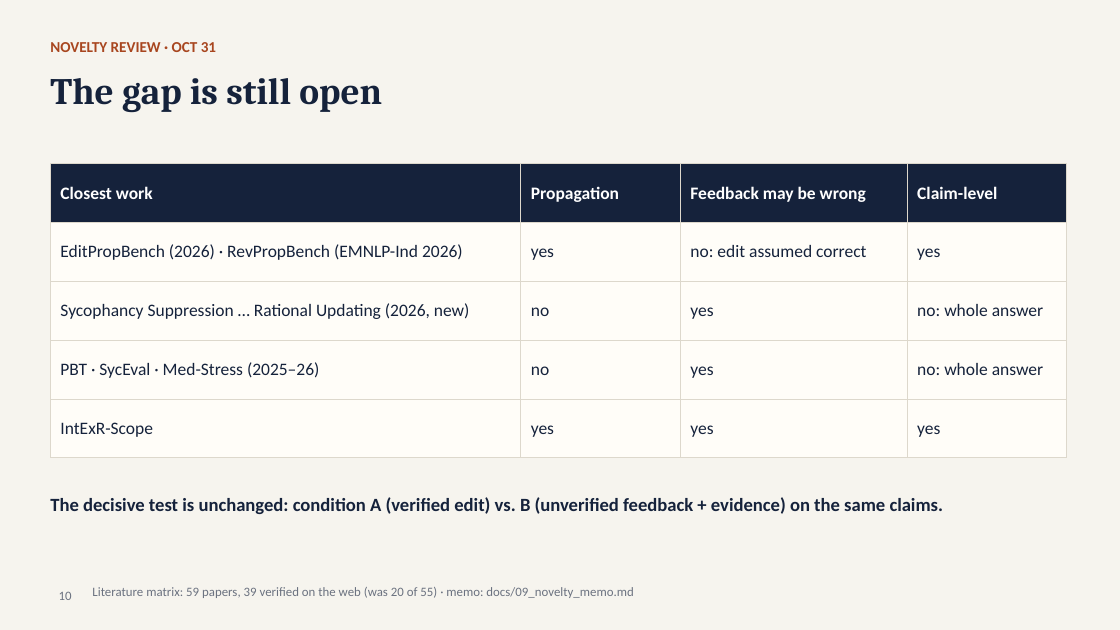
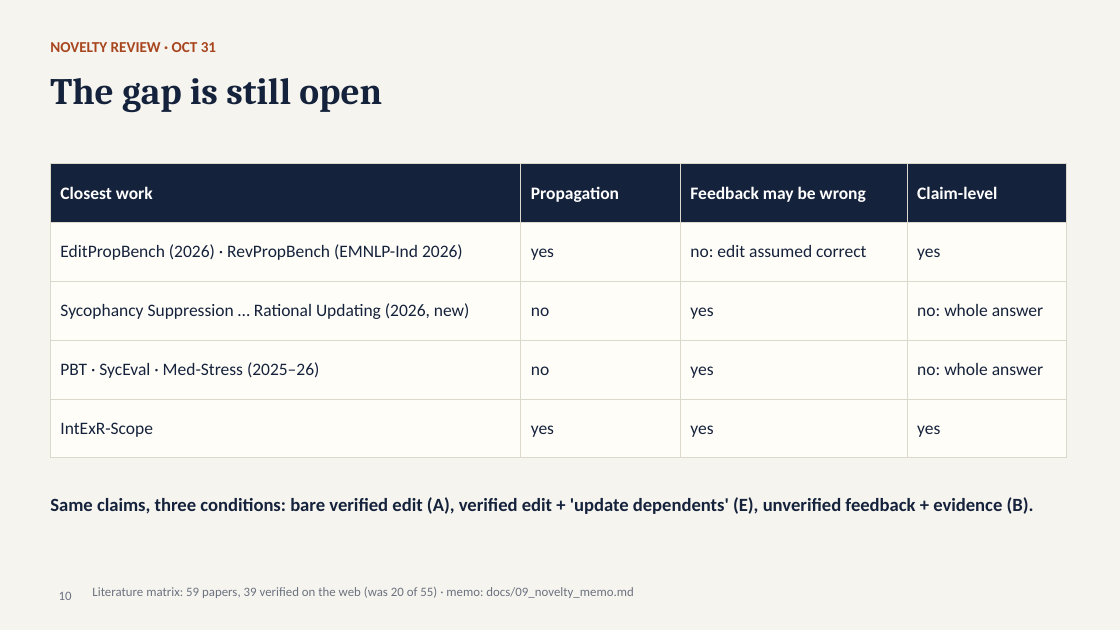
Before and after one commit to sonak11/intexr, a slide deck: slide 10 of docs/slides/IntExR_update_late_Oct2026.pptx. Drawn at 1120x630 pixels with LibreOffice and Linux fonts; fonts in the diff are those of the drawing. Boxes give left, top, right and bottom in pixels: in the first picture for what was removed or moved away, otherwise in the second. Text is boxed around its words. In the diff, an @@ line names an element or a change of style, - is before the commit and + after.

Commit message:
Results update: condition E shows the A-B propagation gap is wording; cost of unverified feedback is sycophancy (+0.15); gpt-oss pipeline v0 analysis; paper, memo, results, slides, handoff

```diff
--- a/docs/slides/IntExR_update_late_Oct2026.pptx
+++ b/docs/slides/IntExR_update_late_Oct2026.pptx
@@ text at (50, 497, 1034, 514): text changed @@
-The decisive test is unchanged: condition A (verified edit) vs. B (unverified feedback + evidence) on the same claims.
+Same claims, three conditions: bare verified edit (A), verified edit + 'update dependents' (E), unverified feedback + evidence (B).
```
Also in this commit, not shown: 1 other slide changed, 7 other files.
